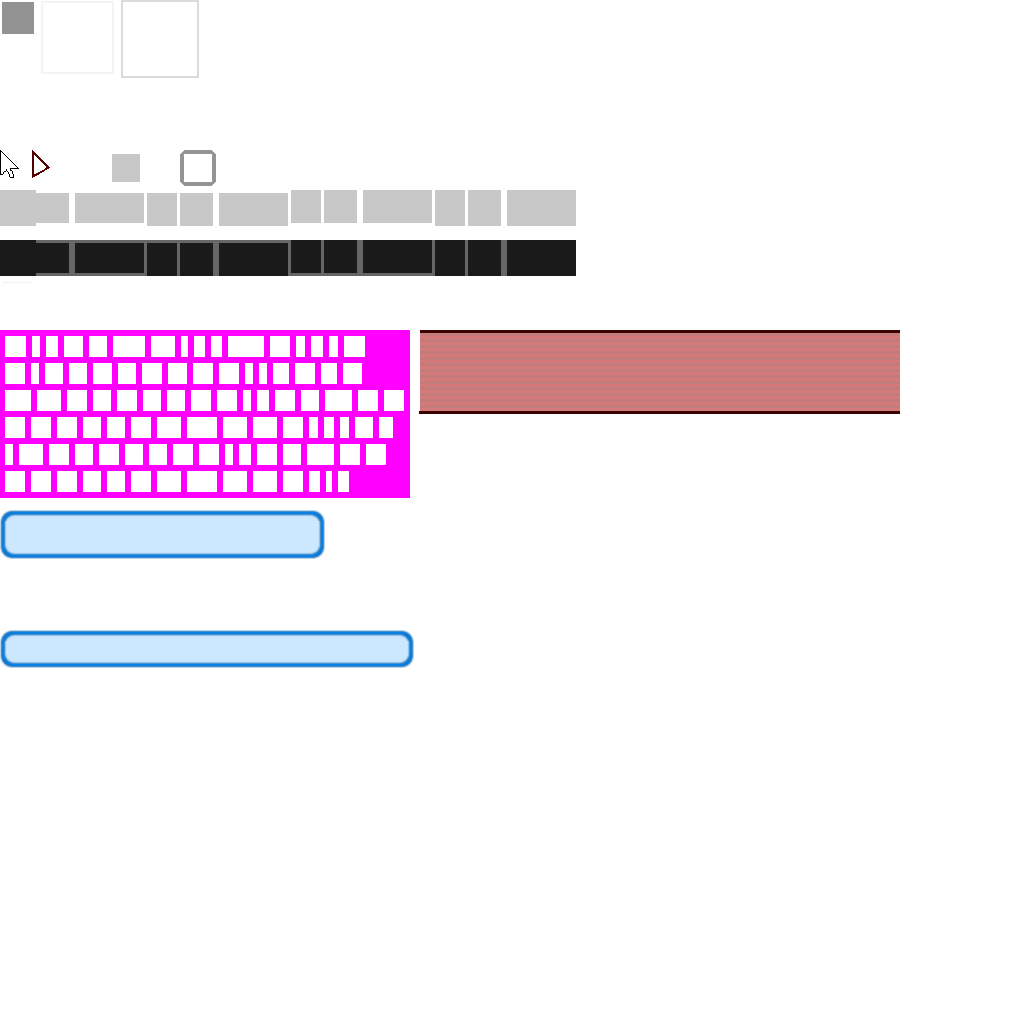
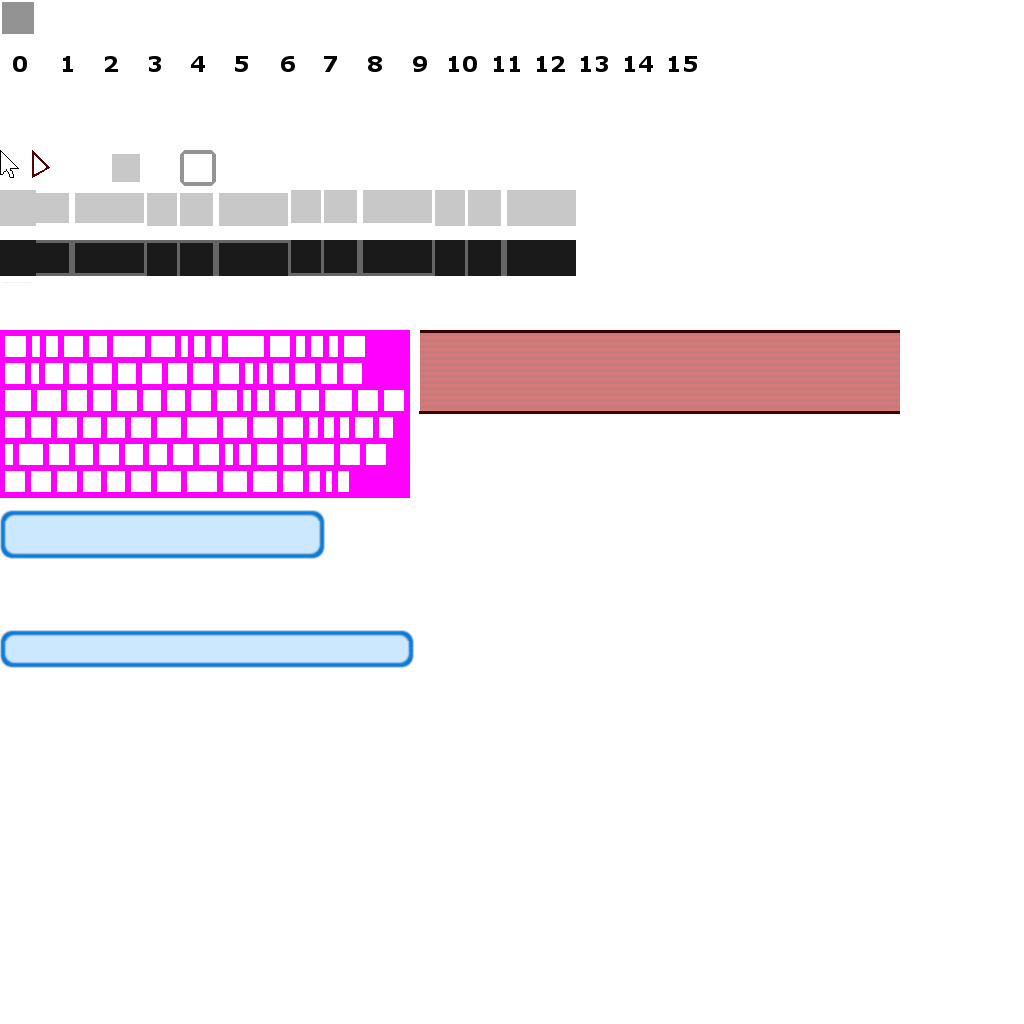
Comparing the layer stacks of the two 1024 × 1024 images. Changes:
added layer "Ebene #8" above "123456789101112131415" over [235, 56, 608, 72]
added layer "123456789101112131415" above "Ebene #7" over [13, 56, 697, 72]
painted on "Ebene #6" over [41, 0, 427, 78]
